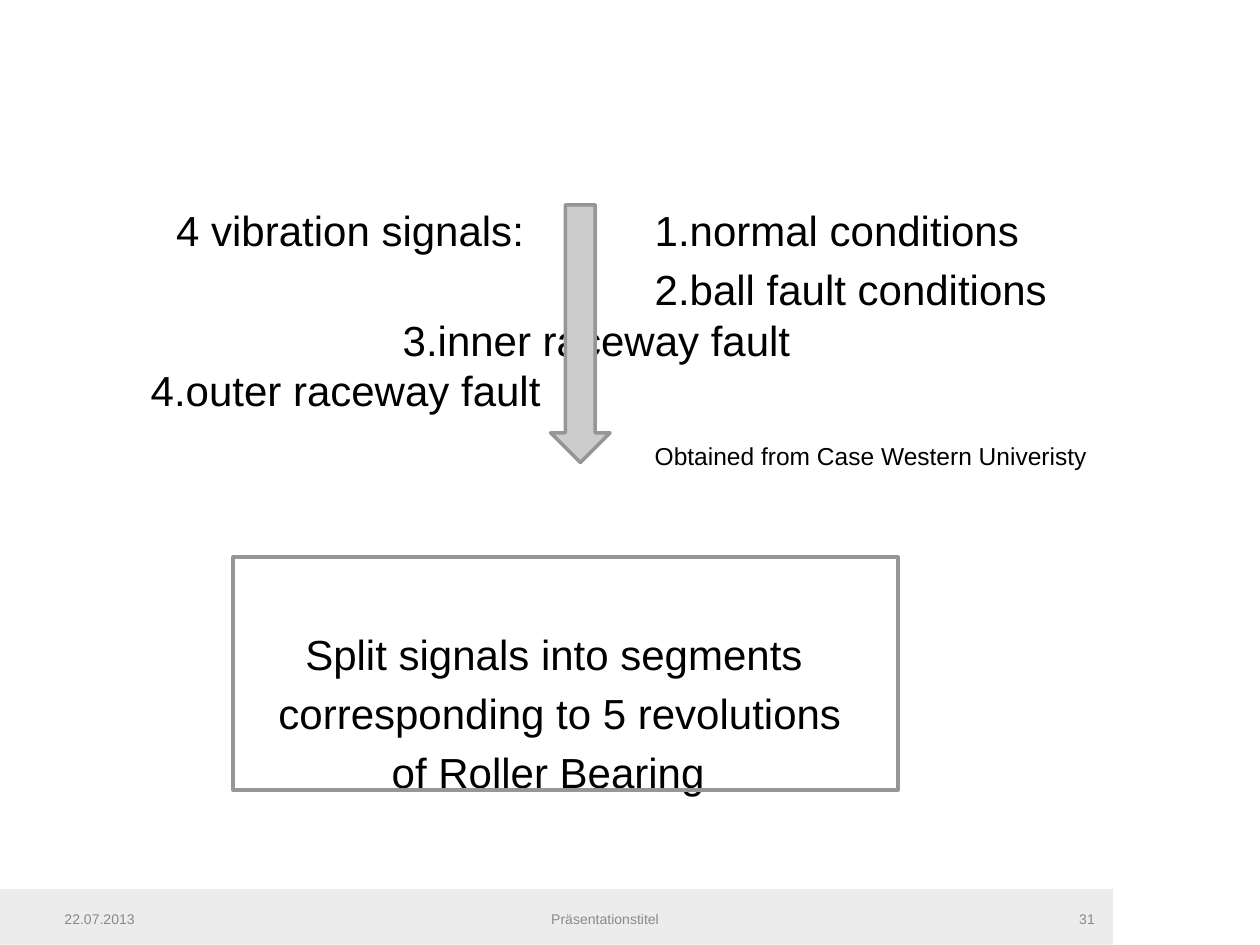
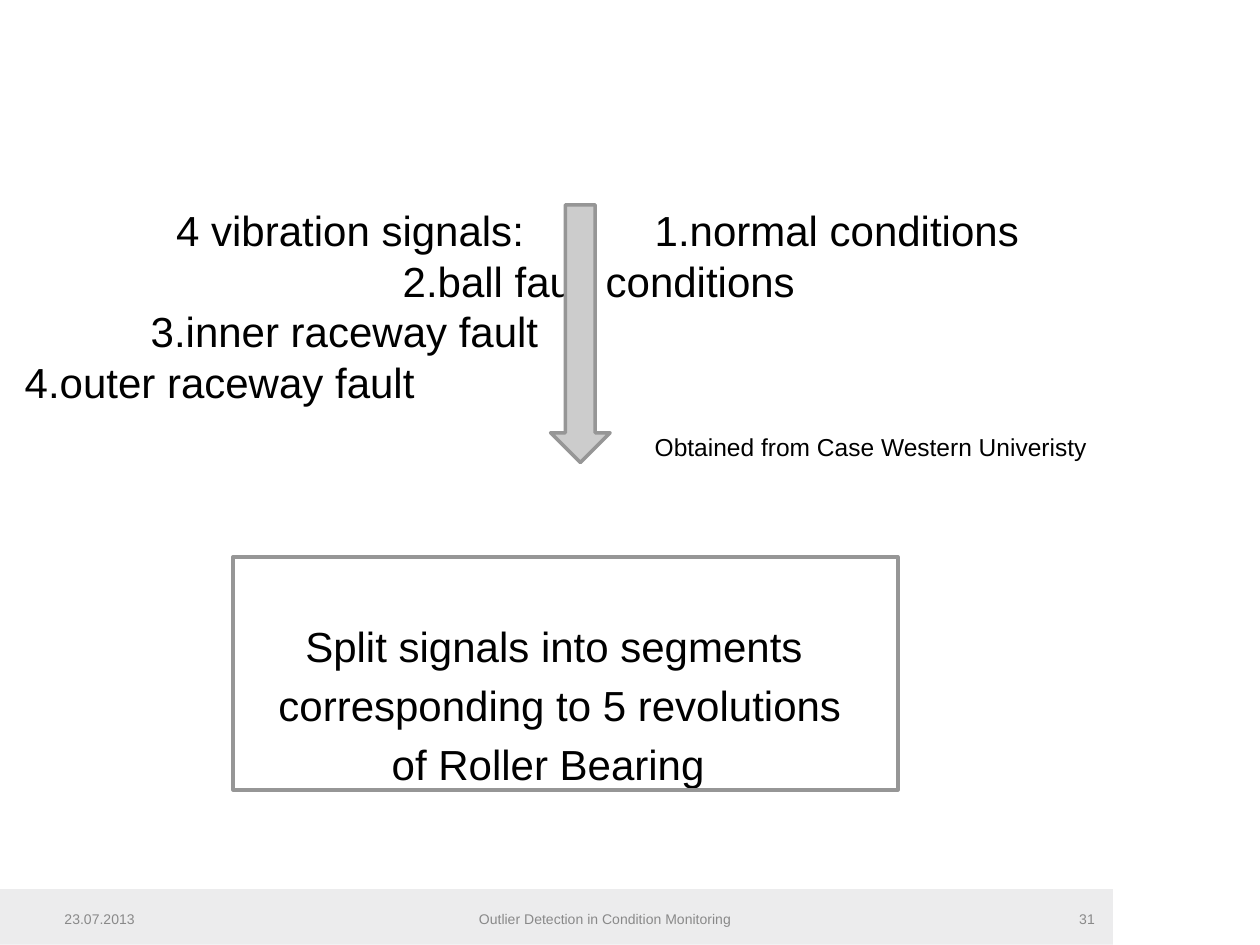
Before and after one commit to fera0013/MasterThesis, a slide deck: slide 31 of Documentation/SemiSupervisedMethodsInConditionMonitoring2.pptx. Drawn at 1260x945 pixels with LibreOffice and Linux fonts; fonts in the diff are those of the drawing; background and template pictures are left out. Boxes give left, top, right and bottom in pixels: in the first picture for what was removed or moved away, otherwise in the second. Text is boxed around its words. In the diff, an @@ line names an element or a change of style, - is before the commit and + after.

Commit message:
Outlier Detection in Condition Monitoring Presentation

```diff
--- a/Documentation/SemiSupervisedMethodsInConditionMonitoring2.pptx
+++ b/Documentation/SemiSupervisedMethodsInConditionMonitoring2.pptx
@@ text at (25, 215, 1019, 406): text changed @@
-4 vibration signals: 1.normal conditions
-2.ball fault conditions 3.inner raceway fault 4.outer raceway fault
+4 vibration signals: 1.normal conditions 2.ball fault conditions 3.inner raceway fault 4.outer raceway fault
@@ text at (64, 914, 134, 924): text changed @@
-22.07.2013
+23.07.2013
@@ text at (479, 914, 731, 927): text changed @@
-Präsentationstitel
+Outlier Detection in Condition Monitoring
```
Also in this commit, not shown: 41 other slides changed.
